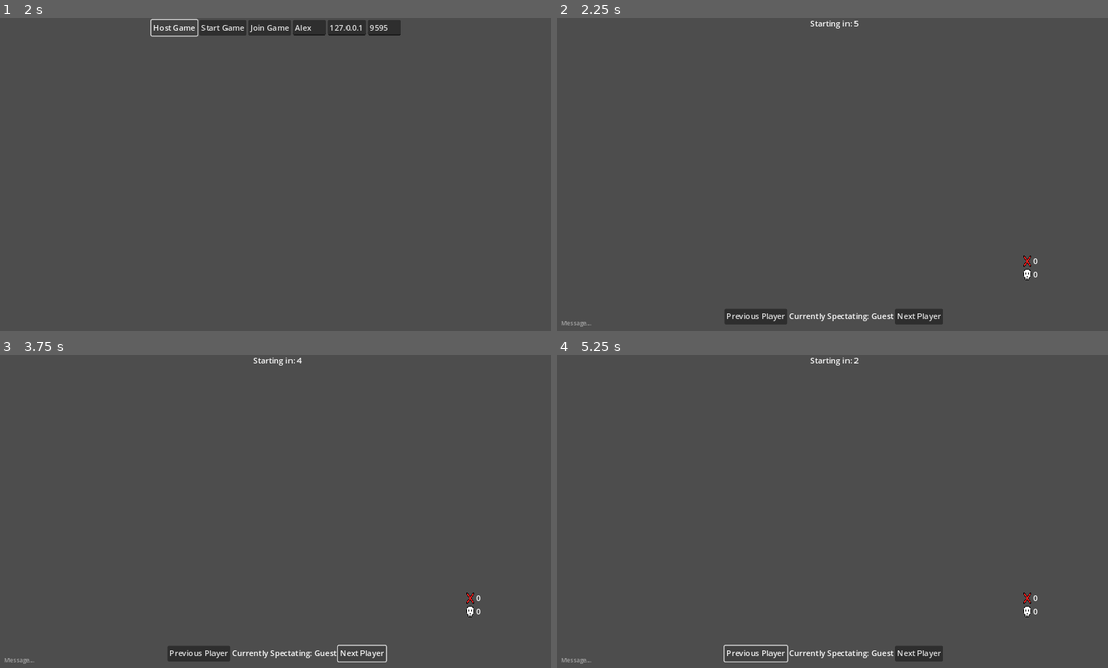
Above: before the commit, frames 1-4 (two rows, left to right).
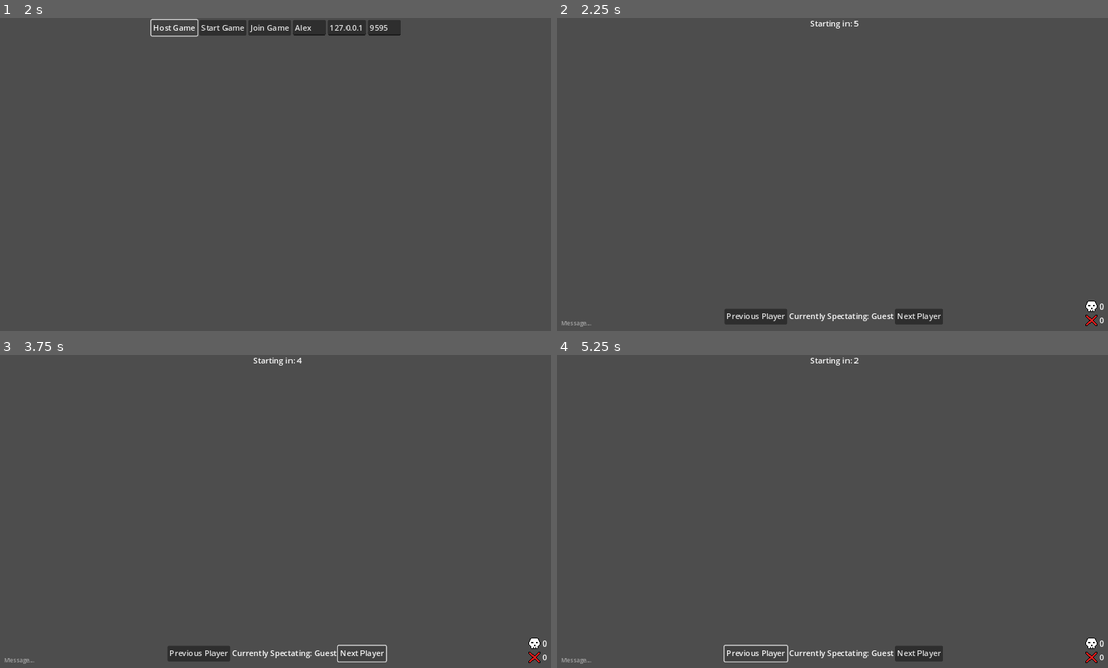
Above: after the commit, the same moments.

Repository: StormLight14/pew-pew-io
Game: Godot game, scene res://multiplayer.tscn
Same seed, same stepped clock (60 frames per second), same inputs: the game is played once before the commit and once after it.
Inputs (mouse positions are in pixels of both pictures, inside the frame that each line leads up to):
- Up to frame 1 (2 s): click (308, 27) at 0.52 s; type "Alex" at 0.6 s; click "Host Game" at 1.25 s
- Up to frame 2 (2.25 s): click "Start Game" at 2 s
- Up to frame 3 (3.75 s): click (82, 661) at 2.77 s; type "12" at 2.85 s; click "Next Player" at 3.5 s
- Up to frame 4 (5.25 s): click "Next Player" at 4.25 s; click "Previous Player" at 5 s

Frame 1 is identical in both runs. In frame 2, 0.2% of the frame differs, in the area x 84-100%, y 75-99%; in frame 3, 0.2%; in frame 4, 0.2%.

Commit message:
bullets die at obstacles

Diff:
--- a/bullet/bullet.gd
+++ b/bullet/bullet.gd
@@ -10,3 +10,7 @@
 func _physics_process(delta):
 	velocity = (bullet_direction).normalized()  * speed
 	global_position += velocity * delta
+
+func _on_body_entered(body):
+	if body.is_obstacle:
+		queue_free()
--- a/bullet/bullet.tscn
+++ b/bullet/bullet.tscn
@@ -8,7 +8,6 @@
 
 [node name="Bullet" type="Area2D"]
 collision_layer = 8
-collision_mask = 4
 script = ExtResource("1_77bsi")
 
 [node name="CollisionShape2D" type="CollisionShape2D" parent="."]
@@ -16,3 +15,5 @@
 
 [node name="Sprite2D" type="Sprite2D" parent="."]
 texture = ExtResource("1_u430v")
+
+[connection signal="body_entered" from="." to="." method="_on_body_entered"]
--- a/level.tscn
+++ b/level.tscn
@@ -1,7 +1,8 @@
-[gd_scene load_steps=7 format=3 uid="uid://bu74xn3hlof5n"]
+[gd_scene load_steps=8 format=3 uid="uid://bu74xn3hlof5n"]
 
 [ext_resource type="Script" path="res://level.gd" id="1_aq73c"]
 [ext_resource type="Script" path="res://ui/game_ui.gd" id="2_ad22g"]
+[ext_resource type="Script" path="res://obstacle.gd" id="2_vfjk4"]
 [ext_resource type="Texture2D" uid="uid://c03okv5asqn22" path="res://assets/x.png" id="3_pab6c"]
 [ext_resource type="Texture2D" uid="uid://b0501fivgjffx" path="res://assets/skull.png" id="4_jg50k"]
 
@@ -14,24 +15,25 @@
 [node name="Level" type="Node2D"]
 script = ExtResource("1_aq73c")
 
-[node name="StaticBody2D" type="StaticBody2D" parent="."]
+[node name="Walls" type="StaticBody2D" parent="."]
 position = Vector2(156, 57)
 collision_mask = 8
-
-[node name="CollisionShape2D" type="CollisionShape2D" parent="StaticBody2D"]
+script = ExtResource("2_vfjk4")
+
+[node name="CollisionShape2D" type="CollisionShape2D" parent="Walls"]
 position = Vector2(-42, 36)
 shape = SubResource("RectangleShape2D_5k66y")
 
-[node name="CollisionShape2D2" type="CollisionShape2D" parent="StaticBody2D"]
+[node name="CollisionShape2D2" type="CollisionShape2D" parent="Walls"]
 position = Vector2(262, 78)
 shape = SubResource("RectangleShape2D_5k66y")
 
-[node name="CollisionShape2D3" type="CollisionShape2D" parent="StaticBody2D"]
+[node name="CollisionShape2D3" type="CollisionShape2D" parent="Walls"]
 position = Vector2(38, 166)
 rotation = 0.727544
 shape = SubResource("RectangleShape2D_5k66y")
 
-[node name="CollisionShape2D4" type="CollisionShape2D" parent="StaticBody2D"]
+[node name="CollisionShape2D4" type="CollisionShape2D" parent="Walls"]
 position = Vector2(138, -51)
 rotation = 2.2457
 shape = SubResource("RectangleShape2D_5k66y")
@@ -149,34 +151,36 @@
 anchor_top = 1.0
 anchor_right = 1.0
 anchor_bottom = 1.0
-offset_left = -349.0
-offset_top = -273.0
+offset_left = -87.0
+offset_top = -87.0
 grow_horizontal = 0
 grow_vertical = 0
 
 [node name="VBoxContainer" type="VBoxContainer" parent="GameUI/StatsUI"]
 layout_mode = 2
 
+[node name="Kills" type="HBoxContainer" parent="GameUI/StatsUI/VBoxContainer"]
+layout_mode = 2
+
+[node name="KillsIcon" type="TextureRect" parent="GameUI/StatsUI/VBoxContainer/Kills"]
+layout_mode = 2
+texture = ExtResource("4_jg50k")
+expand_mode = 3
+
+[node name="KillsCount" type="Label" parent="GameUI/StatsUI/VBoxContainer/Kills"]
+unique_name_in_owner = true
+layout_mode = 2
+text = "0"
+
 [node name="Deaths" type="HBoxContainer" parent="GameUI/StatsUI/VBoxContainer"]
 layout_mode = 2
 
 [node name="DeathsIcon" type="TextureRect" parent="GameUI/StatsUI/VBoxContainer/Deaths"]
 layout_mode = 2
 texture = ExtResource("3_pab6c")
+expand_mode = 3
 
 [node name="DeathsCount" type="Label" parent="GameUI/StatsUI/VBoxContainer/Deaths"]
-unique_name_in_owner = true
-layout_mode = 2
-text = "0"
-
-[node name="Kills" type="HBoxContainer" parent="GameUI/StatsUI/VBoxContainer"]
-layout_mode = 2
-
-[node name="KillsIcon" type="TextureRect" parent="GameUI/StatsUI/VBoxContainer/Kills"]
-layout_mode = 2
-texture = ExtResource("4_jg50k")
-
-[node name="KillsCount" type="Label" parent="GameUI/StatsUI/VBoxContainer/Kills"]
 unique_name_in_owner = true
 layout_mode = 2
 text = "0"
@@ -186,7 +190,7 @@
 one_shot = true
 
 [node name="EndTimer" type="Timer" parent="."]
-wait_time = 5.0
+wait_time = 10.0
 one_shot = true
 
 [connection signal="focus_entered" from="GameUI/MessageLine" to="GameUI" method="_on_message_line_focus_entered"]
--- /dev/null
+++ b/obstacle.gd
@@ -0,0 +1,3 @@
+extends StaticBody2D
+
+var is_obstacle = true
